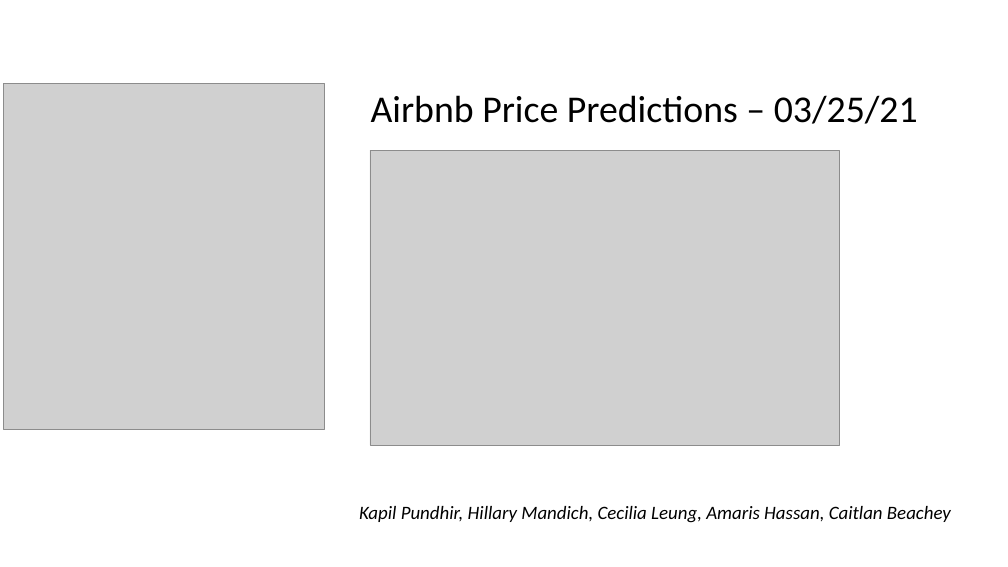
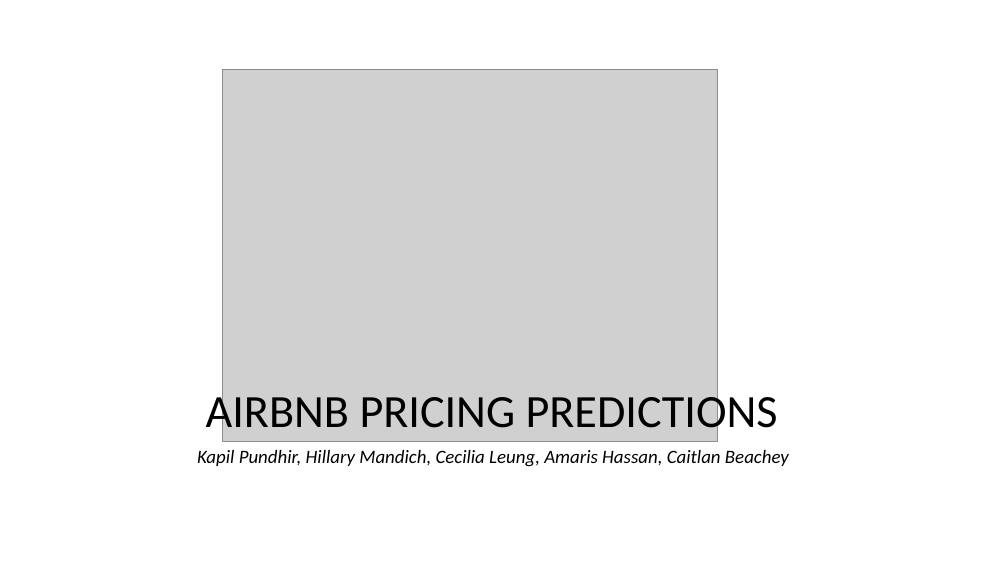
Before and after one commit to kman4/AirbnbPredictions, a slide deck: slide 1 of Airbnb Price Predictions (Model).pptx. Drawn at 1008x567 pixels with LibreOffice and Linux fonts; fonts in the diff are those of the drawing; grey boxes stand for pictures. Boxes give left, top, right and bottom in pixels: in the first picture for what was removed or moved away, otherwise in the second. Text is boxed around its words. In the diff, an @@ line names an element or a change of style, - is before the commit and + after.

Commit message:
Update Title Slide

```diff
--- a/Airbnb Price Predictions (Model).pptx
+++ b/Airbnb Price Predictions (Model).pptx
@@ picture removed at (x1=4, y1=83, x2=324, y2=429) @@
@@ picture added at (x1=222, y1=70, x2=718, y2=441) @@
@@ text removed at (x1=371, y1=95, x2=918, y2=124) @@
-Airbnb Price Predictions – 03/25/21
@@ picture removed at (x1=370, y1=150, x2=839, y2=445) @@
@@ text added at (x1=206, y1=388, x2=778, y2=438), 44 pt, text #000000 @@
+AIRBNB PRICING PREDICTIONS
@@ text "Kapil Pundhir, Hillary Mandich, Cecilia ..." moved from (x1=359, y1=506, x2=951, y2=523) to (x1=197, y1=450, x2=789, y2=467) @@
```
